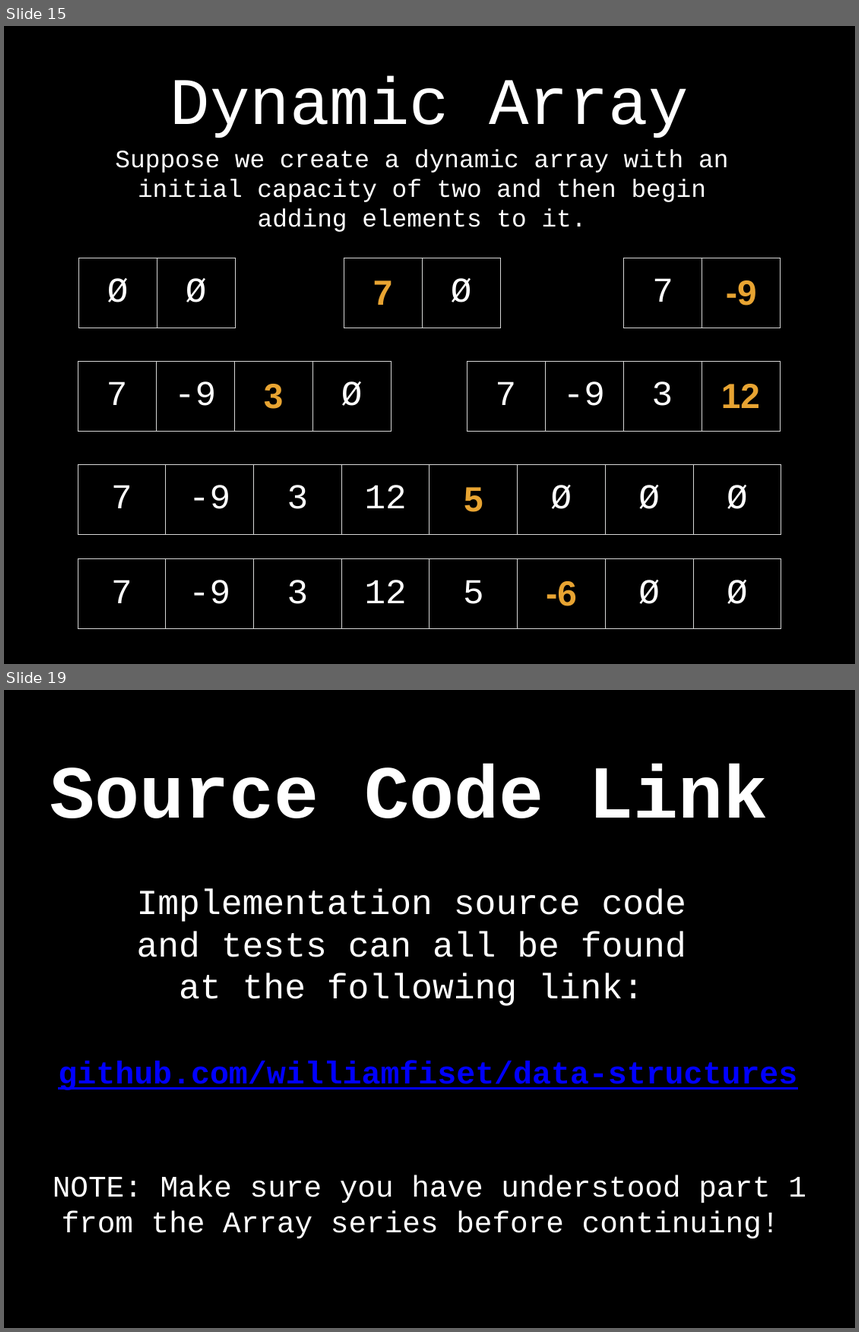
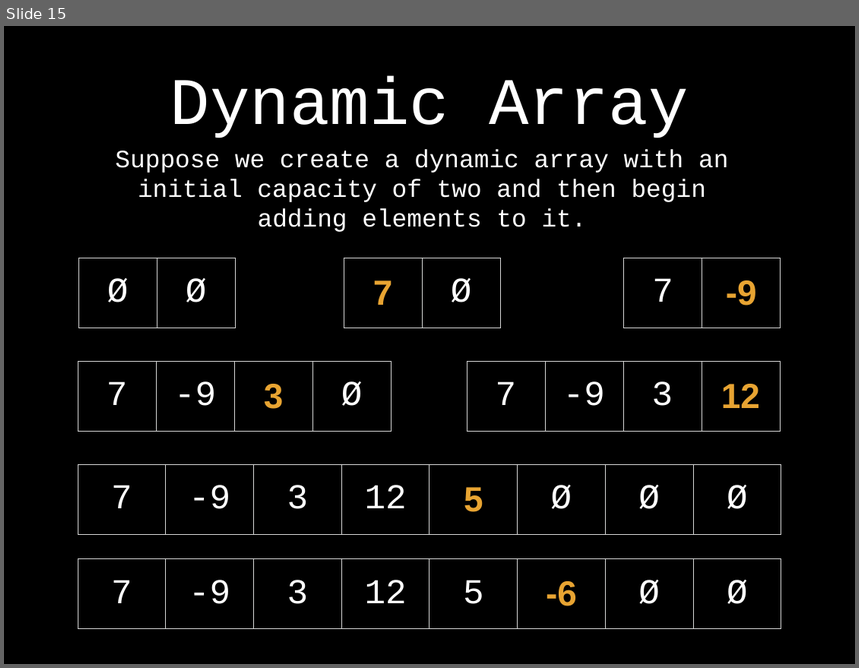
Before and after one commit to williamfiset/DEPRECATED-data-structures, a slide deck: DynamicArray/presentation/Arrays.pptx. Shown one above the other, each under a label of ours: slides 15 and 19 before the commit, slide 15 after it; the slides between them are not shown. The pictures are 859x1332 and 859x668 pixels, drawn with LibreOffice and Linux fonts; fonts in the diff are those of the drawing. Boxes give left, top, right and bottom in pixels: in the first picture for what was removed or moved away, otherwise in the second. Text is boxed around its words. In the diff, an @@ line names an element or a change of style, - is before the commit and + after.

Commit message:
Updated Array slides

```diff
--- a/DynamicArray/presentation/Arrays.pptx
+++ b/DynamicArray/presentation/Arrays.pptx
@@ slide 19 removed at [4,690,855,1328], background #000000 @@
@@ title removed at [50,764,768,818] @@
-Source Code Link
@@ text removed at [137,889,686,1006] @@
-Implementation source code and tests can all be found at the following link:
@@ text removed at [58,1061,797,1091] @@
-github.com/williamfiset/data-structures
@@ text removed at [53,1176,807,1239] @@
-NOTE: Make sure you have understood part 1 from the Array series before continuing!
```
Also in this commit, not shown: 1 slide changed, 4 other slides removed, 2 other files.
